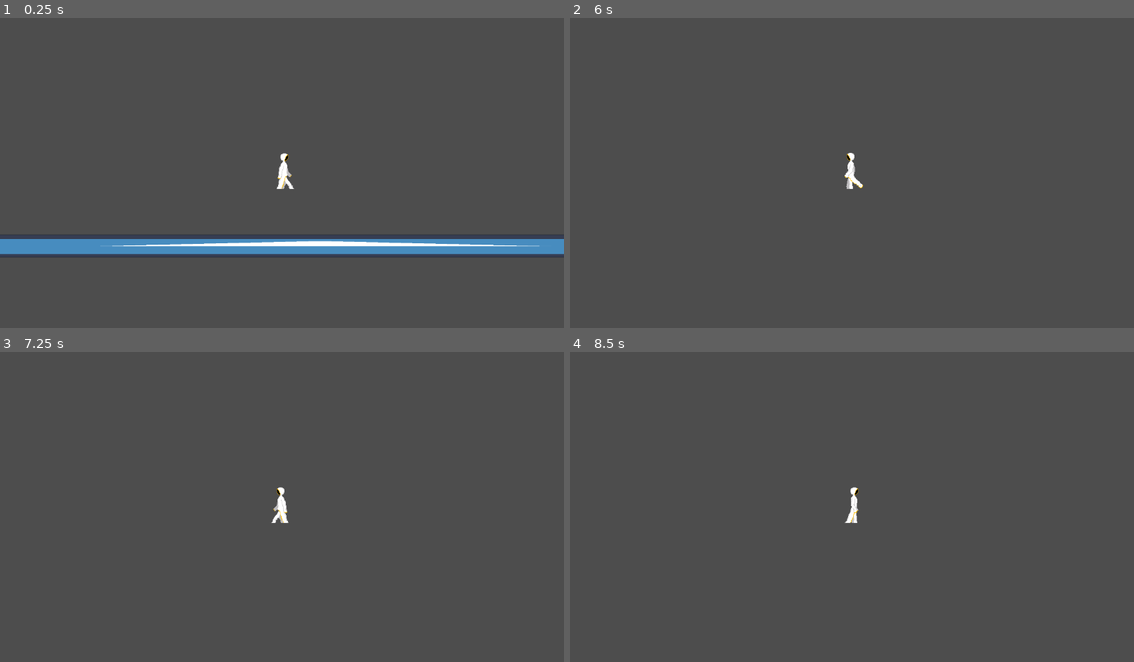
Above: before the commit, frames 1-4 (two rows, left to right).
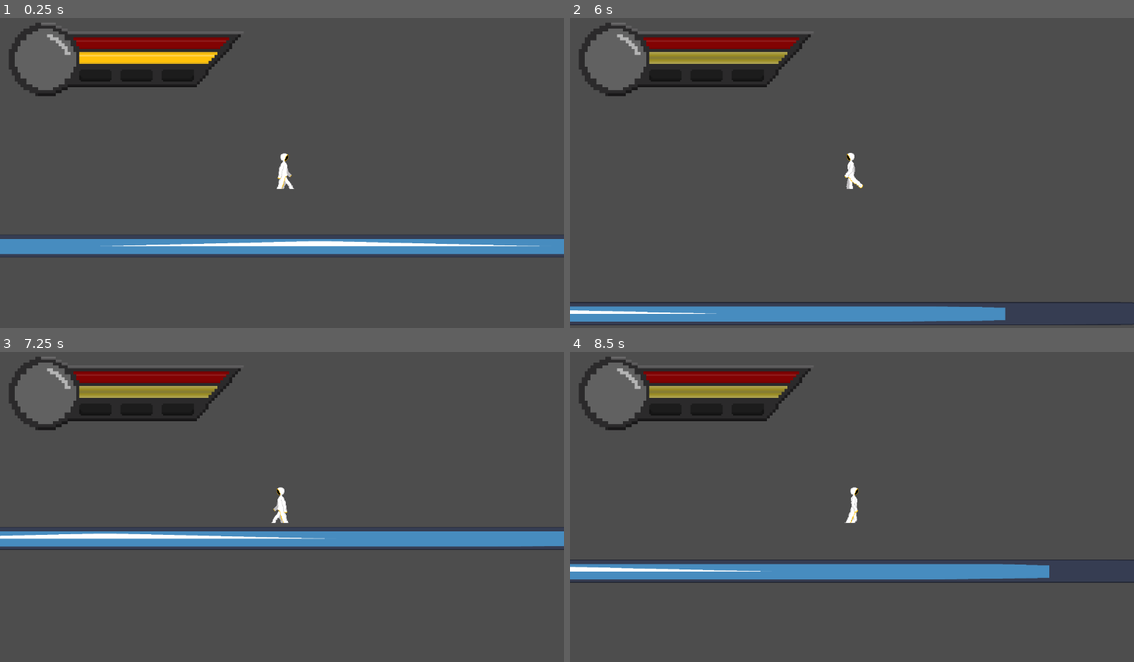
Above: after the commit, the same moments.

Repository: Tobber55/Updraft
Game: Godot game, scene res://Scenes/SubterrestrialSnowMountain.tscn
Same seed, same stepped clock (60 frames per second), same inputs: the game is played once before the commit and once after it. The engine's default icon, where the game draws it, is replaced by a stand-in: a white triangle on a blue panel in a dark square.
Inputs:
- Up to frame 1 (0.25 s): no input
- Up to frame 2 (6 s): hold Space (ui_fly) 0.53-1.28 s; hold Right (ui_right) 0.53-2.03 s; tap Shift (ui_sprint) at 0.8, 1.35, 2.3, 2.85, 3.8, 4.35, 5.3, 5.85 s; tap Space (ui_fly) at 1.55, 3.05, 4.55 s; hold Left (ui_left) 2.03-2.78 s; hold Space (ui_fly) 2.03-2.78 s; hold Right (ui_right) 2.78-4.28 s; hold Space (ui_fly) 3.53-4.28 s; hold Left (ui_left) 4.28-5.03 s; hold Right (ui_right) 5.03-5.78 s; hold Space (ui_fly) 5.03-5.78 s; hold Left (ui_left) from 5.78 s (still down)
- Up to frame 3 (7.25 s): keep holding Left (ui_left); tap Space (ui_fly) at 6.05 s; hold Space (ui_fly) from 6.53 s (still down); tap Shift (ui_sprint) at 6.8 s
- Up to frame 4 (8.5 s): release Left (ui_left) at 7.28 s; release Space (ui_fly) at 7.28 s; hold Right (ui_right) from 7.28 s (still down); tap Shift (ui_sprint) at 7.35, 8.3 s; tap Space (ui_fly) at 7.55 s; hold Space (ui_fly) from 8.03 s (still down)

The runs differ from the first frame. In frame 1, 5.1% of the frame differs, in the area x 1-43%, y 1-26%; in frame 2, 9.6%; in frame 3, 11%, in the area x 0-100%, y 1-64%; in frame 4, 10%.

Commit message:
Finishing Ground Animations

Diff:
--- a/Documents/Updraft/Scenes/Character.tscn
+++ b/Documents/Updraft/Scenes/Character.tscn
@@ -1,28 +1,33 @@
-[gd_scene load_steps=26 format=3 uid="uid://c4f7oy52k8v7d"]
+[gd_scene load_steps=31 format=3 uid="uid://c4f7oy52k8v7d"]
 
 [ext_resource type="Script" path="res://Scripts/Character.gd" id="1_fcd6e"]
 [ext_resource type="Texture2D" uid="uid://dusdmtq5t4422" path="res://Textures/Animations/Idle/pixil-frame-0.png" id="2_011n0"]
 [ext_resource type="Texture2D" uid="uid://bw4a05xtku58s" path="res://Textures/Animations/Idle/pixil-frame-1.png" id="3_t0n36"]
 [ext_resource type="Texture2D" uid="uid://dhtybwog1fr44" path="res://Textures/Animations/Idle/pixil-frame-2.png" id="4_knqba"]
 [ext_resource type="Texture2D" uid="uid://cpqnn72g1i6bi" path="res://Textures/Animations/Walk/pixil-frame-0.png" id="5_645ha"]
-[ext_resource type="Texture2D" uid="uid://cax15wgs7q8kk" path="res://Textures/Animations/Sprint/pixil-frame-0.png" id="5_eh7db"]
+[ext_resource type="Texture2D" uid="uid://b344xin0lsp0u" path="res://Textures/Animations/Sprint/pixil-frame-0.png" id="5_eh7db"]
 [ext_resource type="Texture2D" uid="uid://dca3hsqfjmdo2" path="res://Textures/Animations/Windy Idle/pixil-frame-3.png" id="5_fntmm"]
 [ext_resource type="Texture2D" uid="uid://del6dw24wj5nm" path="res://Textures/Animations/Walk/pixil-frame-1.png" id="6_0qtnt"]
 [ext_resource type="Texture2D" uid="uid://ynpei3his5vb" path="res://Textures/Animations/Windy Idle/pixil-frame-4.png" id="6_5j3d5"]
-[ext_resource type="Texture2D" uid="uid://yey83isihfnq" path="res://Textures/Animations/Sprint/pixil-frame-1.png" id="6_ur70q"]
+[ext_resource type="Texture2D" uid="uid://xd22uvmm26d5" path="res://Textures/Animations/Sprint/pixil-frame-1.png" id="6_ur70q"]
 [ext_resource type="Texture2D" uid="uid://daax17u6rt5bo" path="res://Textures/Animations/Walk/pixil-frame-2.png" id="7_jirdi"]
-[ext_resource type="Texture2D" uid="uid://baje3mcr3gnmd" path="res://Textures/Animations/Sprint/pixil-frame-2.png" id="7_pem1m"]
+[ext_resource type="Texture2D" uid="uid://ep0tu5ookx1q" path="res://Textures/Animations/Sprint/pixil-frame-2.png" id="7_pem1m"]
 [ext_resource type="Texture2D" uid="uid://drb50700h7h73" path="res://Textures/Animations/Windy Idle/pixil-frame-5.png" id="7_uuhm1"]
-[ext_resource type="Texture2D" uid="uid://cat36qgpnb10b" path="res://Textures/Animations/Sprint/pixil-frame-3.png" id="8_aja86"]
+[ext_resource type="Texture2D" uid="uid://cyhijfnolslma" path="res://Textures/Animations/Sprint/pixil-frame-3.png" id="8_aja86"]
 [ext_resource type="Texture2D" uid="uid://dedthrr5oo8hx" path="res://Textures/Animations/Windy Idle/pixil-frame-6.png" id="8_luawp"]
 [ext_resource type="Texture2D" uid="uid://bnkhlsf1uqox2" path="res://Textures/Animations/Walk/pixil-frame-3.png" id="8_tinhw"]
-[ext_resource type="Texture2D" uid="uid://dedi6xdqbifcj" path="res://Textures/Animations/Sprint/pixil-frame-4.png" id="9_07bp8"]
+[ext_resource type="Texture2D" uid="uid://ds2fe85ywa86r" path="res://Textures/Animations/Sprint/pixil-frame-4.png" id="9_07bp8"]
 [ext_resource type="Texture2D" uid="uid://7kd30lgmfbt7" path="res://Textures/Animations/Walk/pixil-frame-4.png" id="9_qqgsp"]
 [ext_resource type="Texture2D" uid="uid://q5hloy03v8mv" path="res://Textures/Animations/Walk/pixil-frame-5.png" id="10_cpsuv"]
-[ext_resource type="Texture2D" uid="uid://b1jkeo6hpivbd" path="res://Textures/Animations/Sprint/pixil-frame-5.png" id="10_u011f"]
+[ext_resource type="Texture2D" uid="uid://6xiocgmtnig3" path="res://Textures/Animations/Sprint/pixil-frame-5.png" id="10_u011f"]
 [ext_resource type="Texture2D" uid="uid://bubv1kfqq12wa" path="res://Textures/Animations/Walk/pixil-frame-6.png" id="11_kw0vc"]
 [ext_resource type="Texture2D" uid="uid://cimwr5jretb6b" path="res://Textures/Animations/Walk/pixil-frame-7.png" id="12_dej6n"]
 [ext_resource type="Texture2D" uid="uid://bvx5jk4bbnfld" path="res://Textures/Animations/Walk/pixil-frame-8.png" id="13_bxcvr"]
+[ext_resource type="Script" path="res://Scripts/UI.gd" id="25_kodbi"]
+[ext_resource type="Texture2D" uid="uid://jtpwgtbhrnbg" path="res://Textures/UI/pixil-frame-0.png" id="26_k6qwh"]
+[ext_resource type="Texture2D" uid="uid://13whpdjbbrdq" path="res://Textures/UI/pixil-frame-0 (1).png" id="26_nrh1u"]
+[ext_resource type="Texture2D" uid="uid://b3fok1y885o7t" path="res://Textures/UI/HealthBar.png" id="27_hgd6u"]
+[ext_resource type="Texture2D" uid="uid://k10nn65rarsv" path="res://Textures/UI/XP.png" id="28_mywot"]
 
 [sub_resource type="RectangleShape2D" id="RectangleShape2D_36wnl"]
 size = Vector2(11, 61)
@@ -128,15 +133,43 @@
 [node name="CharacterBody2D" type="CharacterBody2D"]
 script = ExtResource("1_fcd6e")
 
-[node name="CollisionShape2D" type="CollisionShape2D" parent="."]
+[node name="HitBox" type="CollisionShape2D" parent="."]
 position = Vector2(1.5, 0.5)
 scale = Vector2(1.2, 1.2)
 shape = SubResource("RectangleShape2D_36wnl")
 
-[node name="Camera2D" type="Camera2D" parent="."]
-
-[node name="AnimatedSprite2D" type="AnimatedSprite2D" parent="."]
+[node name="Character" type="AnimatedSprite2D" parent="."]
 position = Vector2(1, -7)
 scale = Vector2(1.026, 1)
 sprite_frames = SubResource("SpriteFrames_hmbsh")
 animation = &"Sprint"
+
+[node name="Camera2D" type="Camera2D" parent="."]
+
+[node name="UI" type="Sprite2D" parent="Camera2D"]
+position = Vector2(-318, -234)
+scale = Vector2(3, 3.0095)
+texture = ExtResource("26_k6qwh")
+script = ExtResource("25_kodbi")
+
+[node name="Stamina" type="TextureProgressBar" parent="Camera2D/UI"]
+offset_left = -32.0
+offset_top = -2.0
+offset_right = 62.0
+offset_bottom = 7.0
+texture_progress = ExtResource("26_nrh1u")
+
+[node name="Health" type="TextureProgressBar" parent="Camera2D/UI"]
+offset_left = -36.0
+offset_top = -11.6298
+offset_right = 70.0
+offset_bottom = -3.62984
+texture_progress = ExtResource("27_hgd6u")
+
+[node name="XP" type="TextureProgressBar" parent="Camera2D/UI"]
+offset_left = -76.6667
+offset_top = -18.2755
+offset_right = -33.6667
+offset_bottom = 23.7245
+fill_mode = 2
+texture_progress = ExtResource("28_mywot")
--- a/Documents/Updraft/Scenes/SubterrestrialSnowMountain.tscn
+++ b/Documents/Updraft/Scenes/SubterrestrialSnowMountain.tscn
@@ -1,18 +1,18 @@
 [gd_scene load_steps=6 format=3 uid="uid://polput4qwei6"]
 
 [ext_resource type="PackedScene" uid="uid://c4f7oy52k8v7d" path="res://Scenes/Character.tscn" id="1_g33vx"]
-[ext_resource type="Script" path="res://Scenes/Main.gd" id="1_qlnro"]
+[ext_resource type="Script" path="res://Scripts/Main.gd" id="1_h7k7i"]
 [ext_resource type="Texture2D" uid="uid://c1muli6666gcl" path="res://Textures/icon.svg" id="2_bcs7t"]
-[ext_resource type="AudioStream" uid="uid://ct0xjlqi63r73" path="res://Sounds/Calm.mp3" id="3_knyqo"]
+[ext_resource type="AudioStream" uid="uid://dud75ob4ftlfn" path="res://Sounds/Calamity Mod Extra Music - Cold Front - Theme Of The Blizzard.mp3" id="2_lu5hj"]
 
 [sub_resource type="RectangleShape2D" id="RectangleShape2D_wv0rc"]
 size = Vector2(3025, 49)
 
 [node name="Main" type="Node2D"]
-script = ExtResource("1_qlnro")
+script = ExtResource("1_h7k7i")
 
 [node name="AudioStreamPlayer2D" type="AudioStreamPlayer2D" parent="."]
-stream = ExtResource("3_knyqo")
+stream = ExtResource("2_lu5hj")
 
 [node name="Sprite" parent="." instance=ExtResource("1_g33vx")]
 position = Vector2(0, -136)
--- a/Documents/Updraft/Scripts/Character.gd
+++ b/Documents/Updraft/Scripts/Character.gd
@@ -12,43 +12,50 @@
 var sprint = false
 var walking = false
 var flying = false
-#UI
-var stamina = 100
+
 
 
 func get_input():
 	input.x = int(Input.is_action_pressed("ui_right")) - int(Input.is_action_pressed("ui_left"))
 	return input.normalized()
+
 func player_movement(delta):
-		# Adds the gravity.
+
+	# Adds the gravity.
+
+	if Input.is_action_pressed("ui_left") or Input.is_action_pressed("ui_right"):
+		walking = true
+	else:
+		walking = false
+
 	if not is_on_floor():
 		velocity.y += gravity * delta
 		if velocity.y >= maxfallspeed:
 			velocity.y = maxfallspeed
 
-	if stamina > 100.0:
-		stamina = 100.0
-	if stamina < 0:
-		stamina = 0
+	if Global.stamina > 100.0:
+		Global.stamina = 100.0
+	if Global.stamina < 0:
+		Global.stamina = 0
 
 	if velocity.y == 0 and sprint == false:
-		stamina += 0.5
+		Global.stamina += 0.5
 
 
 
 	if velocity.x == 0 and velocity.y == 0:
-		$AnimatedSprite2D.play("Idle")
+		$Character.play("Idle")
 	elif sprint == true and speed > 400:
-		$AnimatedSprite2D.play("Sprint") #Sprint anim
+		$Character.play("Sprint") #Sprint anim
 	elif sprint == false:
-		$AnimatedSprite2D.play("Walk")
+		$Character.play("Walk")
 
 
 
-	if Input.is_action_pressed("ui_sprint") and is_on_floor() and stamina > 0:
+	if Input.is_action_pressed("ui_sprint") and is_on_floor() and Global.stamina > 0 and walking == true:
 		accel = 2000
 		speed = 600
-		stamina -= 0.25
+		Global.stamina -= 0.25
 		sprint = true
 	else:
 		accel = 1500
@@ -66,19 +73,17 @@
 		velocity += (input * accel * delta)
 		velocity = velocity.limit_length(speed)
 
-	if Input.is_action_pressed("ui_fly") and stamina > 0:
+	if Input.is_action_pressed("ui_fly") and Global.stamina > 0:
 		velocity.y = flyspeed
-		stamina -= 0.3
+		Global.stamina -= 1
 
 	if Input.is_action_pressed("ui_right"):
-		$AnimatedSprite2D.scale.x = 1
+		$Character.scale.x = 1
 	elif Input.is_action_pressed("ui_left"):
-		$AnimatedSprite2D.scale.x = -1
+		$Character.scale.x = -1
 
 
 	move_and_slide()
-
-
 
 func _physics_process(delta):
 
@@ -87,5 +92,4 @@
 
 
 
-
 	pass
--- /dev/null
+++ b/Documents/Updraft/Scripts/UI.gd
@@ -0,0 +1,16 @@
+extends Sprite2D
+
+
+# Called when the node enters the scene tree for the first time.
+func _ready():
+	pass # Replace with function body.
+
+
+# Called every frame. 'delta' is the elapsed time since the previous frame.
+func _process(delta):
+
+	$Stamina.value = Global.stamina
+	$Health.value = Global.health
+	$XP.value = Global.xp
+
+	pass
--- /dev/null
+++ b/Documents/Updraft/Scripts/global.gd
@@ -0,0 +1,15 @@
+extends Node
+
+# UI
+var stamina = 100
+var health = 100
+var xp = 0
+
+# Called when the node enters the scene tree for the first time.
+func _ready():
+	pass # Replace with function body.
+
+
+# Called every frame. 'delta' is the elapsed time since the previous frame.
+func _process(delta):
+	pass
--- a/Documents/Updraft/project.godot
+++ b/Documents/Updraft/project.godot
@@ -14,6 +14,10 @@
 run/main_scene="res://Scenes/SubterrestrialSnowMountain.tscn"
 config/features=PackedStringArray("4.1", "Forward Plus")
 config/icon="res://Textures/icon.svg"
+
+[autoload]
+
+Global="*res://Scripts/global.gd"
 
 [input]
 
Renamed: Documents/Updraft/Scenes/Main.gd -> Documents/Updraft/Scripts/Main.gd
Not shown, added: Documents/Updraft/Sounds/Calamity Mod Extra Music - Cold Front - Theme Of The Blizzard.mp3.import
Not shown, changed: Documents/Updraft/Textures/Animations/Sprint/pixil-frame-1.png.import
Not shown, changed: Documents/Updraft/Textures/Animations/Sprint/pixil-frame-2.png.import
Binary file changed: Documents/Updraft/Textures/Animations/Sprint/pixil-frame-3.png
Not shown, changed: Documents/Updraft/Textures/Animations/Sprint/pixil-frame-3.png.import
Binary file changed: Documents/Updraft/Textures/Animations/Sprint/pixil-frame-4.png
Not shown, changed: Documents/Updraft/Textures/Animations/Sprint/pixil-frame-4.png.import
Binary file changed: Documents/Updraft/Textures/Animations/Sprint/pixil-frame-5.png
Not shown, changed: Documents/Updraft/Textures/Animations/Sprint/pixil-frame-5.png.import
Binary file added: Documents/Updraft/Textures/UI/HealthBar.png
Not shown, changed: Documents/Updraft/Textures/UI/HealthBar.png.import
(and 7 more such lines)
